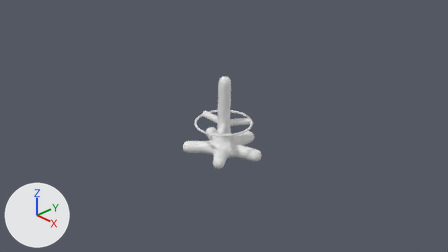
A saved change to the Blender file Part1/chair_blue.blend.
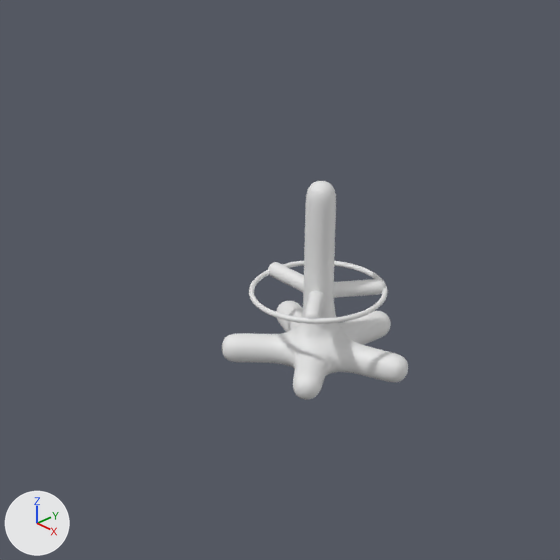
There are two pictures of each version: one from the file's camera 'Camera', one close up on the part from 20% to 73% of the width and 0% to 94% of the height. Arrows for +X, +Y and +Z are at lower left; the lights stay in place.
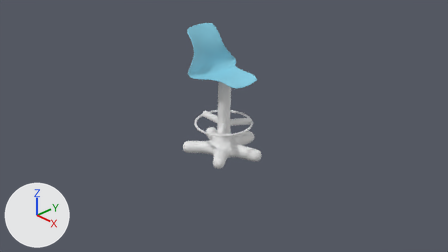
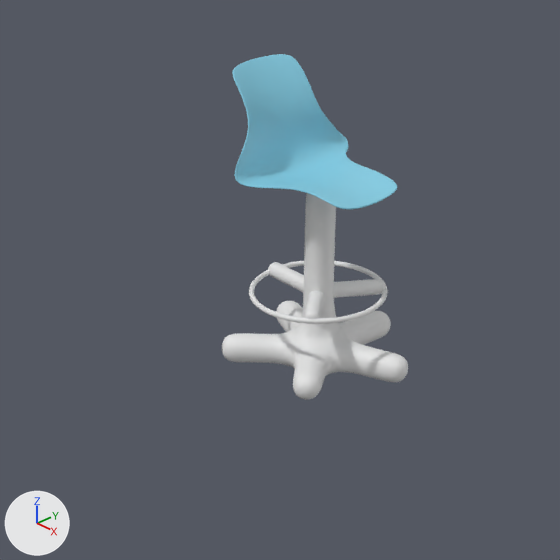
The change, as a list of edits to the scene's bpy script:
```text
Add mat_chair:
    mat_chair = principled_material('chair')
    mat_chair.base_color = (0.244, 0.634, 0.8)  # cyan #87d0e7
Add me_plane_002:
    me_plane_002.from_pydata(...)  # 124 vertices, 118 faces; spans x -2.33..1.02, y -1.7..1.58, z -0.29..1.89
    me_plane_002.polygons.foreach_set('use_smooth', [True] * 118)
    me_plane_002.materials.append(mat_chair)  # cyan #87d0e7
Add ob_plane_002:
    ob_plane_002 = bpy.data.objects.new('Plane.002', me_plane_002)
    ob_plane_002.location = (0.167, 0.015, 0.955)
    ob_plane_002.scale = (0.378, 0.378, 0.378)
    _m = ob_plane_002.modifiers.new('Subdivision', 'SUBSURF')
    _m.levels = 2
```

What differs and where, as boxes [x1, y1, x2, y2] in the close-ups (560 x 560 px):
'Plane.002', added (cyan): after [232, 54, 397, 209]
